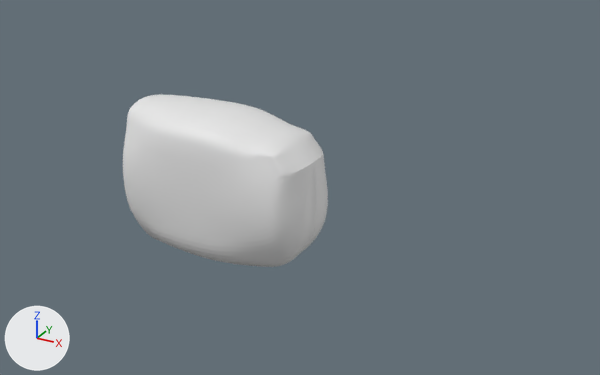
The Blender file SteampunkFish.blend as it was, and as the next commit left it.
Both versions are drawn from a camera (50 mm lens) standing at (13.62, -19.17, 14.71) and looking at (2.76, 0.56, 4.84). The axes (+X, +Y, +Z) are drawn at lower left. The lights are the same throughout.

Objects in the first picture: 'Body'.
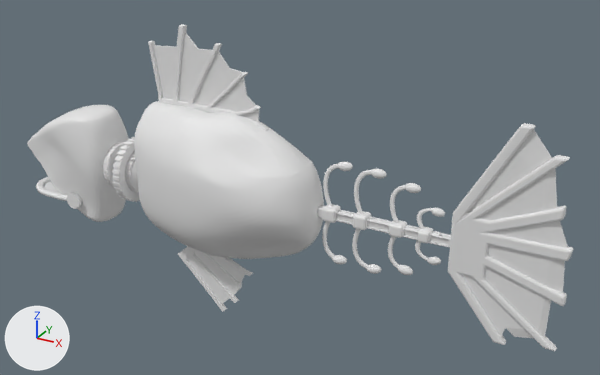
Commit message: Sculpted body

What differs and where, as boxes [x1, y1, x2, y2] in the pictures (600 x 375 px):
'Body', reshaped (7% narrower, 9% shorter)
    before: [123, 94, 328, 267]
    after: [134, 101, 324, 259]
'FinBack', shown
    after: [461, 129, 568, 338]
'FinBack.001', shown
    after: [448, 123, 574, 351]
'Head', shown
    after: [27, 105, 129, 222]
'FinTop', shown
    after: [153, 32, 259, 122]
'FinTop.001', shown
    after: [148, 24, 269, 131]
'FinBottom.001', shown
    after: [186, 250, 245, 305]
'FinBottom', shown
    after: [178, 246, 253, 312]
'Spine', shown
    after: [317, 206, 451, 247]
'Cylinder', shown
    after: [112, 136, 140, 202]
'Cylinder.002', shown
    after: [103, 142, 124, 187]
'BézierCurve.001', shown
    after: [36, 177, 67, 201]
'Cube.001', shown
    after: [353, 211, 371, 230]
'Disc1', shown
    after: [322, 204, 341, 223]
'BézierCurve.002', shown
    after: [354, 170, 371, 214]
'Cube.002', shown
    after: [388, 220, 407, 238]
'Cylinder.001', shown
    after: [125, 151, 138, 193]
'SpineTop1', shown
    after: [323, 164, 338, 207]
'BézierCurve.004', shown
    after: [390, 185, 406, 223]
'Cylinder.004', shown
    after: [66, 192, 82, 209]
'BézierCurve.003', shown
    after: [352, 229, 367, 269]
'Cube.003', shown
    after: [417, 226, 433, 243]
'SpineBottom1', shown
    after: [322, 222, 335, 258]
'BézierCurve.005', shown
    after: [388, 236, 399, 269]
'Torus', shown
    after: [132, 160, 139, 193]
'Sphere.005', shown
    after: [405, 183, 421, 193]
'BézierCurve.006', shown
    after: [417, 208, 432, 229]
'Sphere.004', shown
    after: [371, 169, 387, 179]
'Sphere.003', shown
    after: [398, 265, 413, 275]
'BubbleTop1', shown
    after: [337, 162, 353, 171]
'Sphere.002', shown
    after: [366, 264, 381, 274]
'BubbleBottom1', shown
    after: [332, 255, 347, 264]
'BézierCurve.007', shown
    after: [415, 241, 428, 261]
'Sphere.007', shown
    after: [431, 208, 445, 217]
'Sphere.006', shown
    after: [428, 257, 441, 265]

What changed in the scene script:
```text
Change me_plane_005:
    used by ob_body; location = (0.32, 0.0, 5.23); rotation_euler = (1.571, 0.0, 0.0), in degrees (90, 0, 0); scale = (0.252, 0.252, 0.183)
    remove me_plane_005.from_pydata(...)  # 6919 vertices, 6918 faces; spans x -11.3..13.2, y -11.4..7.4, z -8.9..8.9
    add me_plane_005.from_pydata(...)  # 6919 vertices, 6918 faces; spans x -11.0..13.5, y -11.9..7.1, z -8.6..8.6
    me_plane_005 part 1: 6898 of 6919 vertices moved; they spanned x -11.3..13.2, y -11.4..7.4, z -8.9..8.9 and now span x -11.0..13.5, y -11.9..7.1, z -8.6..8.6; mean shift (-0.3, -0.4, 0.0); largest move (5.6, 5.0, -7.1) -> (5.2, 3.2, -4.7)
Change ob_fintop_001:
    ob_fintop_001.location: (-2.28, -0.08, 7.09) -> (-1.45, -0.08, 7.09)
    remove ob_fintop_001.hide_set(True)
Change ob_head:
    remove ob_head.hide_set(True)
Change ob_finbottom:
    ob_finbottom.location: (-2.2, -0.3, 2.05) -> (-0.97, -0.3, 2.05)
    remove ob_finbottom.hide_set(True)
Change ob_finback:
    remove ob_finback.hide_set(True)
Change ob_finback_001:
    remove ob_finback_001.hide_set(True)
Change ob_fintop:
    ob_fintop.location: (-2.28, -0.01, 7.09) -> (-1.45, -0.01, 7.09)
    remove ob_fintop.hide_set(True)
Change ob_finbottom_001:
    ob_finbottom_001.location: (-2.2, -0.25, 2.05) -> (-0.97, -0.25, 2.05)
    remove ob_finbottom_001.hide_set(True)
Change ob_spine:
    remove ob_spine.hide_set(True)
Change ob_disc1:
    remove ob_disc1.hide_set(True)
Change ob_spinetop1:
    remove ob_spinetop1.hide_set(True)
Change ob_spinebottom1:
    remove ob_spinebottom1.hide_set(True)
Change ob_cube_001:
    remove ob_cube_001.hide_set(True)
Change ob_béziercurve_002:
    remove ob_béziercurve_002.hide_set(True)
Change ob_béziercurve_003:
    remove ob_béziercurve_003.hide_set(True)
Change ob_cube_002:
    remove ob_cube_002.hide_set(True)
Change ob_béziercurve_004:
    remove ob_béziercurve_004.hide_set(True)
Change ob_béziercurve_005:
    remove ob_béziercurve_005.hide_set(True)
Change ob_cube_003:
    remove ob_cube_003.hide_set(True)
Change ob_béziercurve_006:
    remove ob_béziercurve_006.hide_set(True)
Change ob_béziercurve_007:
    remove ob_béziercurve_007.hide_set(True)
Change ob_bubbletop1:
    remove ob_bubbletop1.hide_set(True)
Change ob_bubblebottom1:
    remove ob_bubblebottom1.hide_set(True)
Change ob_sphere_002:
    remove ob_sphere_002.hide_set(True)
Change ob_sphere_003:
    remove ob_sphere_003.hide_set(True)
Change ob_sphere_004:
    remove ob_sphere_004.hide_set(True)
Change ob_sphere_005:
    remove ob_sphere_005.hide_set(True)
Change ob_sphere_006:
    remove ob_sphere_006.hide_set(True)
Change ob_sphere_007:
    remove ob_sphere_007.hide_set(True)
Change ob_cylinder:
    remove ob_cylinder.hide_set(True)
Change ob_cylinder_001:
    remove ob_cylinder_001.hide_set(True)
Change ob_torus:
    remove ob_torus.hide_set(True)
Change ob_cylinder_002:
    remove ob_cylinder_002.hide_set(True)
Change ob_béziercurve_001:
    remove ob_béziercurve_001.hide_set(True)
Change ob_cylinder_004:
    remove ob_cylinder_004.hide_set(True)
```
